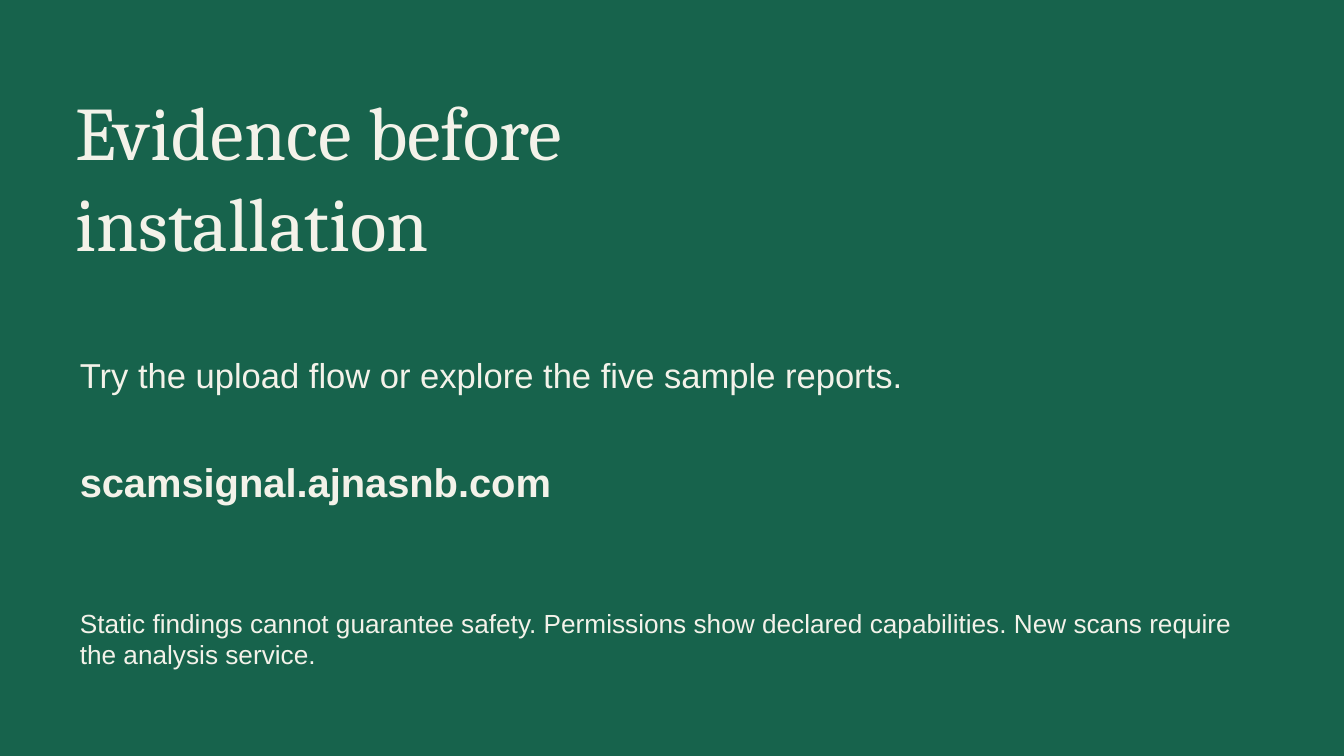
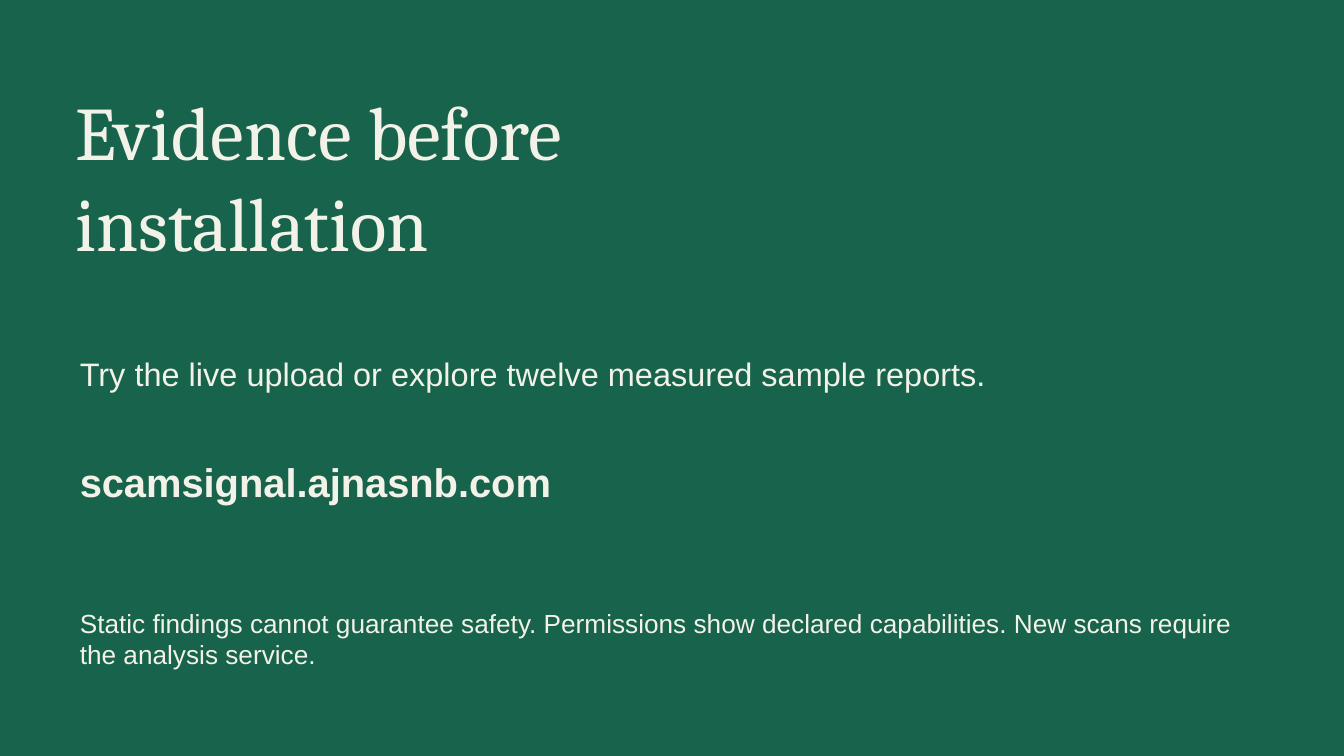
Before and after one commit to AjnasNB/scamsignal, a slide deck: slide 7 of media/deck/scamsignal-pitch-deck.pptx (slide 6 before the commit). Drawn at 1344x756 pixels with LibreOffice and Linux fonts; fonts in the diff are those of the drawing. Boxes give left, top, right and bottom in pixels: in the first picture for what was removed or moved away, otherwise in the second. Text is boxed around its words. In the diff, an @@ line names an element or a change of style, - is before the commit and + after.

```diff
--- a/media/deck/scamsignal-pitch-deck.pptx
+++ b/media/deck/scamsignal-pitch-deck.pptx
@@ text at (80, 362, 985, 392): text changed; size 24.8 to 23.2 pt @@
-Try the upload flow or explore the five sample reports.
+Try the live upload or explore twelve measured sample reports.
```
Also in this commit, not shown: 2 other slides changed, 2 slides added, 1 slide removed, 13 other files.
